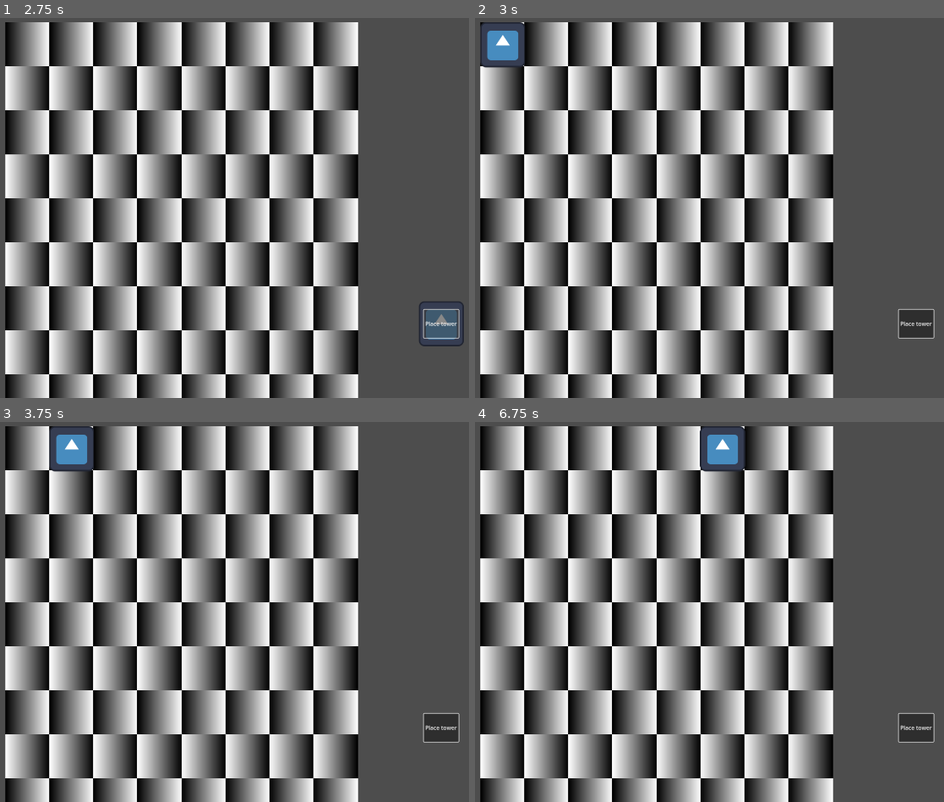
Above: before the commit, frames 1-4 (two rows, left to right).
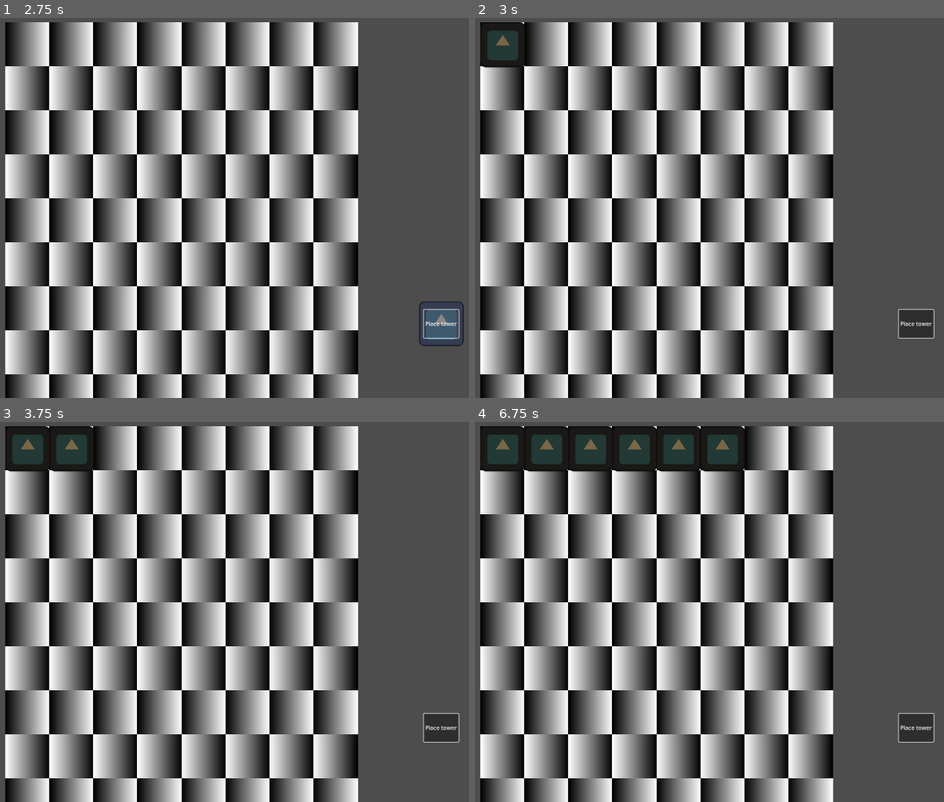
Above: after the commit, the same moments.

Repository: ReneeIbeji/GMTK2024
Game: Godot game, scene res://scenes/GameSystems/Game.tscn
Same seed, same stepped clock (60 frames per second), same inputs: the game is played once before the commit and once after it. The engine's default icon, where the game draws it, is replaced by a stand-in: a white triangle on a blue panel in a dark square.
Inputs (mouse positions are in pixels of both pictures, inside the frame that each line leads up to):
- Up to frame 1 (2.75 s): click "Place tower" at 0.5 s; click "Place tower" at 1.25 s; click "Place tower" at 2 s
- Up to frame 2 (3 s): tap Enter at 2.75 s; move the mouse to (503, 44) at 2.77 s; click (503, 44) at 2.85 s
- Up to frame 3 (3.75 s): tap Space at 3.5 s; move the mouse to (70, 448) at 3.52 s; click (70, 448) at 3.6 s
- Up to frame 4 (6.75 s): tap Enter at 4.25, 5.75 s; move the mouse to (592, 448) at 4.27 s; click (592, 448) at 4.35 s; tap Space at 5, 6.5 s; move the mouse to (634, 448) at 5.02 s; click (634, 448) at 5.1 s; move the mouse to (676, 448) at 5.77 s; click (676, 448) at 5.85 s; move the mouse to (723, 448) at 6.52 s; click (723, 448) at 6.6 s

Frame 1 is identical in both runs. In frame 2, 1.1% of the frame differs, in the area x 1-11%, y 1-13%; in frame 3, 2.0%; in frame 4, 5.5%, in the area x 1-58%, y 1-14%.
Error before the commit: Trying to assign value of type 'StaticBody2D' to a variable of type 'GameItem.gd'. (res://scenes/GameSystems/game.gd:31)

Commit message:
GameItems placed on grid are now stored and accesable to be retrieved based on grid cell

Diff:
--- a/source/scenes/GameItems/tower/tower.tscn
+++ b/source/scenes/GameItems/tower/tower.tscn
@@ -1,11 +1,13 @@
-[gd_scene load_steps=3 format=3 uid="uid://bx8rjpxu7xdwv"]
+[gd_scene load_steps=4 format=3 uid="uid://bx8rjpxu7xdwv"]
 
+[ext_resource type="Script" path="res://scenes/GameItems/tower/tower.gd" id="1_3hf3b"]
 [ext_resource type="Texture2D" uid="uid://bvjhmfndnxypv" path="res://icon.svg" id="1_u7ypk"]
 
 [sub_resource type="RectangleShape2D" id="RectangleShape2D_3u07l"]
 size = Vector2(129, 131)
 
 [node name="Tower" type="StaticBody2D"]
+script = ExtResource("1_3hf3b")
 
 [node name="Sprite2D" type="Sprite2D" parent="."]
 modulate = Color(0.477675, 0.405349, 0.279738, 1)
--- a/source/scenes/GameSystems/Grid/base_grid.gd
+++ b/source/scenes/GameSystems/Grid/base_grid.gd
@@ -29,7 +29,18 @@
 			tempSquare.mouse_off_cell.connect(mouse_exits_current_cell)
 			add_child(tempSquare)
 			tempRow.append(tempSquare)
+
 		gridCells.append(tempRow)
+
+		var tempArray : Array[GameItem] = []
+		tempArray.resize(gridColumnsCount)
+		gridCellsContents.append(tempArray)
+
+func place_item_on_grid(row : int, column : int , item : GameItem) -> void:
+	gridCellsContents[row][column] = item
+
+func get_item_on_grid(row : int, column : int) -> GameItem:
+	return gridCellsContents[row][column]
 
 func get_cell_position(row : int, column : int) -> Vector2:
 	return gridCells[row][column].position
--- a/source/scenes/GameSystems/game.gd
+++ b/source/scenes/GameSystems/game.gd
@@ -31,6 +31,7 @@
 		var tempItemNode : GameItem = currentPlacingItem.scene.instantiate()
 		tempItemNode.position = GlobalNodes.baseGridNode.get_cell_position(cellMouseOn.x, cellMouseOn.y)
 		GlobalNodes.baseGridNode.add_child(tempItemNode)
+		GlobalNodes.baseGridNode.place_item_on_grid(cellMouseOn.x, cellMouseOn.y, tempItemNode)
 		clear_placing_item()
 
 
